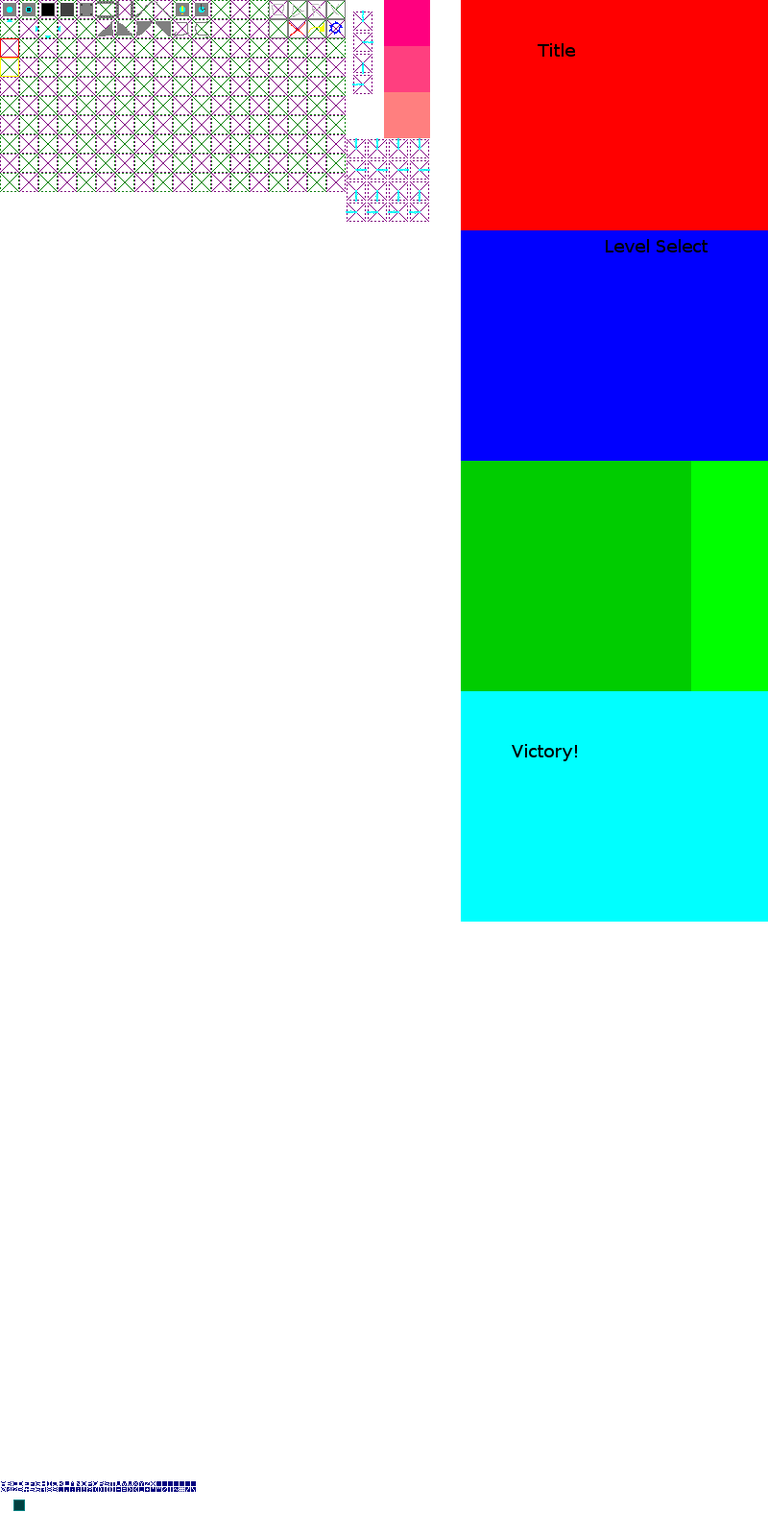
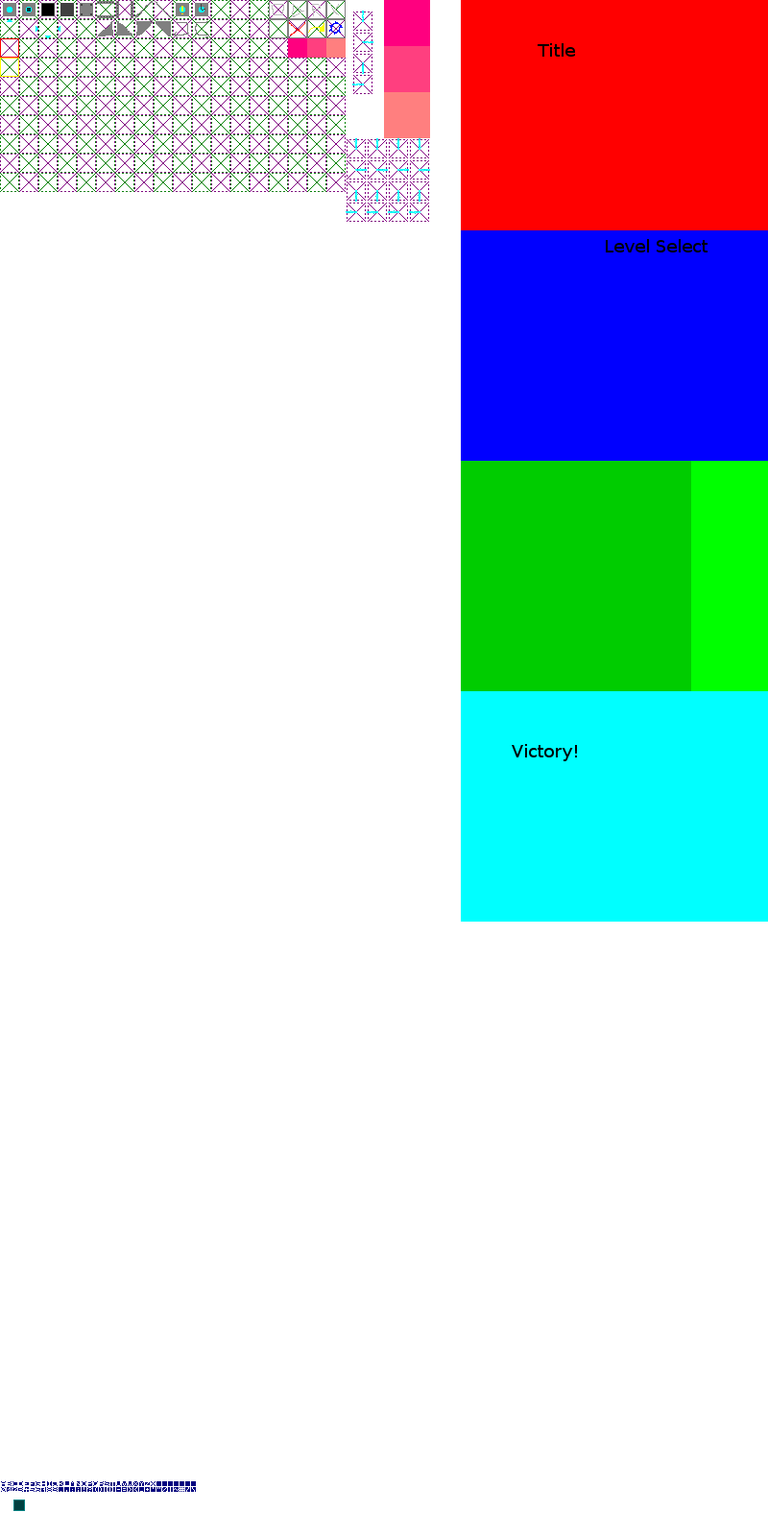
Two versions of the same layered image (768x1536). Layer-by-layer changes:
painted on "stuff" over [287, 38, 346, 58]
